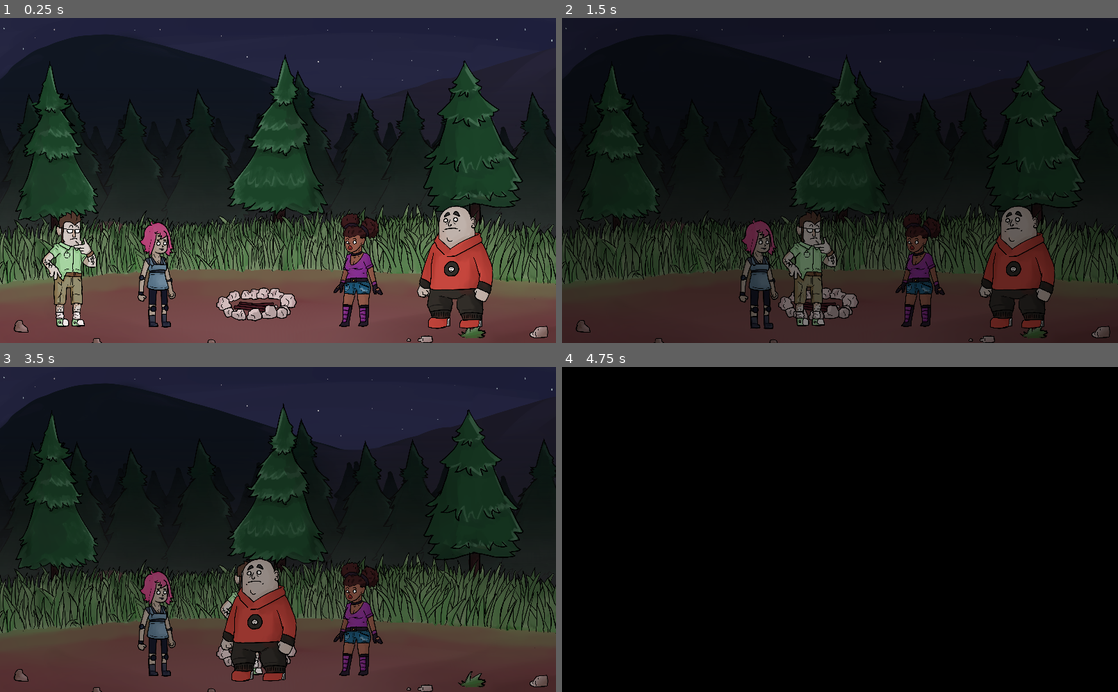
Above: before the commit, frames 1-4 (two rows, left to right).
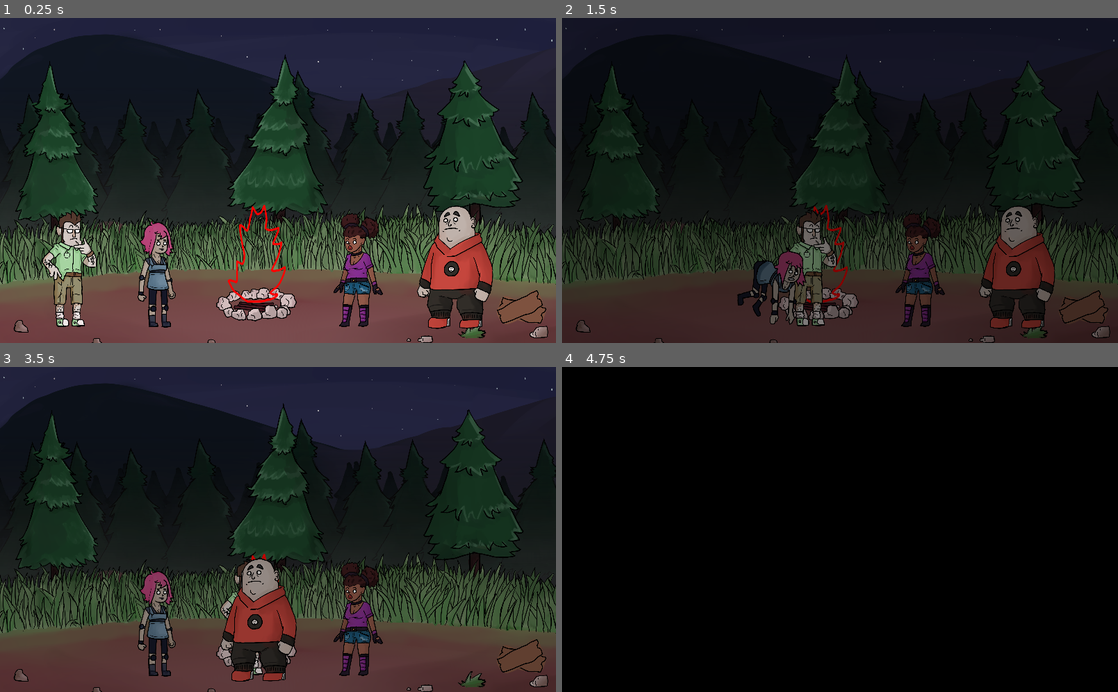
Above: after the commit, the same moments.

Repository: Hairic95/LD-46-project
Game: Godot game, scene res://Src/Scenes/GameScene.tscn
Same seed, same stepped clock (60 frames per second), same inputs: the game is played once before the commit and once after it. Before the commit the project has no main scene; this scene is started directly in both runs.
Inputs (mouse positions are in pixels of both pictures, inside the frame that each line leads up to):
- Up to frame 1 (0.25 s): no input
- Up to frame 2 (1.5 s): tap Enter at 0.5 s; drag from (628, 268) to (817, 268) at 0.52 s; drag from (717, 265) to (917, 265) at 1.27 s
- Up to frame 3 (3.5 s): click (355, 614) at 2.17 s; tap Space at 2.75 s; drag from (455, 614) to (250, 617) at 2.77 s
- Up to frame 4 (4.75 s): move the mouse to (1006, 578) at 3.52 s; click (1006, 578) at 3.67 s; drag from (673, 480) to (812, 617) at 4.27 s

The runs differ from the first frame. In frame 1, 0.5% of the frame differs, in the area x 40-99%, y 57-95%; in frame 2, 2.2%, in the area x 31-99%, y 57-96%; in frame 3, 0.1%; in frame 4, nothing differs.
Error in both runs: Invalid call. Nonexistent function 'split' in base 'Nil'. (res://Src/Autoloads/TEXT.gd:32)

Commit message:
GameScene changes

Diff:
--- a/Src/Autoloads/GLOBALS.gd
+++ b/Src/Autoloads/GLOBALS.gd
@@ -7,3 +7,6 @@
 
 # The node of current GameScene.tscn
 var game_scene
+
+signal game_over
+signal on_collect_wood(character, amount)
--- a/Src/Entities/Campfire.tscn
+++ b/Src/Entities/Campfire.tscn
@@ -1,12 +1,32 @@
-[gd_scene load_steps=4 format=2]
+[gd_scene load_steps=6 format=2]
 
 [ext_resource path="res://Textures/campfire-top.png" type="Texture" id=1]
 [ext_resource path="res://Textures/campfire-bottom.png" type="Texture" id=2]
+[ext_resource path="res://Textures/campfire-fire.png" type="Texture" id=3]
 
-[sub_resource type="RectangleShape2D" id=1]
+[sub_resource type="GDScript" id=1]
+script/source = "extends Node2D
+
+var fire_hp = 4
+
+func update_fire(new_hp):
+	fire_hp = new_hp
+	$FIRE.scale = Vector2(new_hp * 0.25, new_hp * 0.25)
+
+	if fire_hp <= 0.0:
+		# TODO: extinguish effect
+		# TODO: darkness
+
+		# game over
+		GLOBALS.emit_signal(\"game_over\")
+
+"
+
+[sub_resource type="RectangleShape2D" id=2]
 extents = Vector2( 224, 331.294 )
 
 [node name="Campfire" type="Node2D"]
+script = SubResource( 1 )
 
 [node name="campfire-top" type="Sprite" parent="."]
 texture = ExtResource( 1 )
@@ -20,4 +40,12 @@
 
 [node name="CollisionShape2D" type="CollisionShape2D" parent="Area2D"]
 position = Vector2( 5.30005, -214.653 )
-shape = SubResource( 1 )
+shape = SubResource( 2 )
+
+[node name="FIRE" type="Node2D" parent="."]
+
+[node name="campfire-fire" type="Sprite" parent="FIRE"]
+position = Vector2( 5.02681, -0.605436 )
+scale = Vector2( 1.18633, 1.52794 )
+texture = ExtResource( 3 )
+offset = Vector2( 14.4567, -201.776 )
--- a/Src/Entities/Character.gd
+++ b/Src/Entities/Character.gd
@@ -17,7 +17,13 @@
 
 func _ready():
 	$Sprite.material = $Sprite.material.duplicate(true)
-	$Sprite.texture = load(str("res://Textures/char_idle_", character_name.to_lower(), ".png"))
+	set_sprite(false)
+
+func set_sprite(is_dragging):
+	if is_dragging:
+		$Sprite.texture = load(str("res://Textures/char_dragged_", character_name.to_lower(), ".png"))
+	else:
+		$Sprite.texture = load(str("res://Textures/char_idle_", character_name.to_lower(), ".png"))
 
 func _physics_process(delta):
 
@@ -39,6 +45,7 @@
 					is_being_dragged = true
 					emit_signal("is_being_dragged", self, true)
 					$AnimationPlayer.play("on_start_drag")
+					set_sprite(true)
 				else:
 					is_being_dragged = false
 					if is_on_fire:
@@ -48,6 +55,7 @@
 					if !is_on_fire and !is_on_forest:
 						return_to_start_pos()
 					emit_signal("is_being_dragged", self, false)
+					set_sprite(false)
 
 func _on_MouseArea_mouse_entered():
 	is_mouse_over = true
--- a/Src/Scenes/GameScene.gd
+++ b/Src/Scenes/GameScene.gd
@@ -33,6 +33,8 @@
 
 	elif "WOOD" in BlackScreen.current_entity_name:
 		print("reset after forest")
+		# TODO: add logic for wood collect probability
+		GLOBALS.emit_signal("on_collect_wood", current_drag_character, 1)
 
 	reset_characters()
 
--- a/Src/Scenes/GameScene.tscn
+++ b/Src/Scenes/GameScene.tscn
@@ -1,6 +1,6 @@
-[gd_scene load_steps=20 format=2]
-
-[ext_resource path="res://Textures/main_scene_bg.png" type="Texture" id=1]
+[gd_scene load_steps=25 format=2]
+
+[ext_resource path="res://Textures/wood.png" type="Texture" id=1]
 [ext_resource path="res://Src/Entities/Campfire.tscn" type="PackedScene" id=2]
 [ext_resource path="res://Src/Entities/Character.tscn" type="PackedScene" id=3]
 [ext_resource path="res://Src/Scenes/GameScene.gd" type="Script" id=4]
@@ -13,6 +13,7 @@
 [ext_resource path="res://Textures/bg_tree_1.png" type="Texture" id=11]
 [ext_resource path="res://Src/Scenes/tree_shake.gd" type="Script" id=12]
 [ext_resource path="res://Src/Scenes/SMOKE.tscn" type="PackedScene" id=13]
+[ext_resource path="res://Fonts/HWYGOTH.TTF" type="DynamicFontData" id=14]
 
 [sub_resource type="Shader" id=11]
 code = "shader_type canvas_item;
@@ -114,14 +115,73 @@
 [sub_resource type="RectangleShape2D" id=4]
 extents = Vector2( 456, 120 )
 
+[sub_resource type="GDScript" id=14]
+script/source = "extends Area2D
+
+var wood_amount = 2
+var add_pending = false
+
+func _process(delta):
+	if $collect_sprite.global_position.distance_to(global_position) < 1.0:
+		$collect_sprite.visible = false
+
+		if add_pending:
+			for i in range(3):
+				get_node(\"wood_\" + str(i)).visible = false
+			for i in range(wood_amount):
+				get_node(\"wood_\" + str(i)).visible = true
+			$Label.text = str(wood_amount)
+			$AnimationPlayer.play(\"show_amount\")
+			add_pending = false
+
+func _ready():
+	GLOBALS.connect(\"on_collect_wood\", self, \"on_collect_wood\")
+
+func on_collect_wood(character, amount):
+	wood_amount += amount
+	add_pending = true
+	$collect_sprite.global_position = character.global_position
+	$collect_sprite.visible = true
+	$Tween.interpolate_property($collect_sprite, \"global_position\", $collect_sprite.global_position, global_position, 2.0, Tween.TRANS_LINEAR, Tween.EASE_IN)
+	$Tween.start()
+"
+
+[sub_resource type="RectangleShape2D" id=13]
+extents = Vector2( 52, 66 )
+
+[sub_resource type="Animation" id=15]
+resource_name = "show_amount"
+tracks/0/type = "value"
+tracks/0/path = NodePath("Label:modulate")
+tracks/0/interp = 2
+tracks/0/loop_wrap = true
+tracks/0/imported = false
+tracks/0/enabled = true
+tracks/0/keys = {
+"times": PoolRealArray( 0, 0.4, 0.9, 1 ),
+"transitions": PoolRealArray( 1, 1, 1, 1 ),
+"update": 0,
+"values": [ Color( 1, 1, 1, 0 ), Color( 1, 1, 1, 1 ), Color( 1, 1, 1, 1 ), Color( 1, 1, 1, 0 ) ]
+}
+tracks/1/type = "value"
+tracks/1/path = NodePath("Label:rect_position")
+tracks/1/interp = 2
+tracks/1/loop_wrap = true
+tracks/1/imported = false
+tracks/1/enabled = true
+tracks/1/keys = {
+"times": PoolRealArray( 0, 0.4, 0.9, 1 ),
+"transitions": PoolRealArray( 1, 1, 1, 1 ),
+"update": 0,
+"values": [ Vector2( -32.5802, -76.3064 ), Vector2( -30.8655, -122.605 ), Vector2( -30.8655, -122.605 ), Vector2( -29.1508, -96.8834 ) ]
+}
+
+[sub_resource type="DynamicFont" id=16]
+size = 50
+font_data = ExtResource( 14 )
+
 [node name="GameScene" type="Node2D"]
 script = ExtResource( 4 )
-
-[node name="MainSceneBg" type="Sprite" parent="."]
-visible = false
-position = Vector2( 512.012, 300.592 )
-scale = Vector2( 0.31243, 0.302548 )
-texture = ExtResource( 1 )
 
 [node name="Background" type="Node2D" parent="."]
 
@@ -242,3 +302,55 @@
 visible = false
 position = Vector2( 488, 144 )
 shape = SubResource( 4 )
+
+[node name="WOOD" type="Area2D" parent="."]
+position = Vector2( 962.529, 530.514 )
+script = SubResource( 14 )
+
+[node name="collect_sprite" type="Sprite" parent="WOOD"]
+visible = false
+modulate = Color( 1, 0, 0, 1 )
+position = Vector2( -4.45313, 4.69675 )
+rotation = 0.352447
+scale = Vector2( 0.182713, 0.201312 )
+texture = ExtResource( 1 )
+
+[node name="wood_2" type="Sprite" parent="WOOD"]
+visible = false
+position = Vector2( -7.26892, -13.1417 )
+rotation = -0.946066
+scale = Vector2( 0.187848, 0.196529 )
+texture = ExtResource( 1 )
+
+[node name="wood_0" type="Sprite" parent="WOOD"]
+position = Vector2( -3.40045, 6.80194 )
+rotation = 0.352447
+scale = Vector2( 0.182713, 0.201312 )
+texture = ExtResource( 1 )
+
+[node name="wood_1" type="Sprite" parent="WOOD"]
+position = Vector2( -8.04346, 3.70679 )
+rotation = -0.359947
+scale = Vector2( 0.182713, 0.201312 )
+texture = ExtResource( 1 )
+
+[node name="CollisionShape2D" type="CollisionShape2D" parent="WOOD"]
+position = Vector2( 0, -26 )
+shape = SubResource( 13 )
+
+[node name="Tween" type="Tween" parent="WOOD"]
+
+[node name="AnimationPlayer" type="AnimationPlayer" parent="WOOD"]
+anims/show_amount = SubResource( 15 )
+
+[node name="Label" type="Label" parent="WOOD"]
+modulate = Color( 1, 1, 1, 0 )
+margin_left = -32.5802
+margin_top = -76.3064
+margin_right = 8.4198
+margin_bottom = 40.6936
+custom_fonts/font = SubResource( 16 )
+text = "1"
+__meta__ = {
+"_edit_use_anchors_": false
+}
--- a/project.godot
+++ b/project.godot
@@ -16,6 +16,7 @@
 [application]
 
 config/name="Ld- 46- Project"
+run/main_scene="res://Src/Scenes/INTRO.tscn"
 config/icon="res://icon.png"
 
 [autoload]
Binary file added: Textures/campfire-fire.png
Not shown, added: Textures/campfire-fire.png.import
Not shown, added: Textures/char_dragged_bob.png.import
Not shown, added: Textures/char_dragged_roxie.png.import
Not shown, added: Textures/char_dragged_tatiana.png.import
Binary file added: Textures/wood.png
Not shown, added: Textures/wood.png.import
